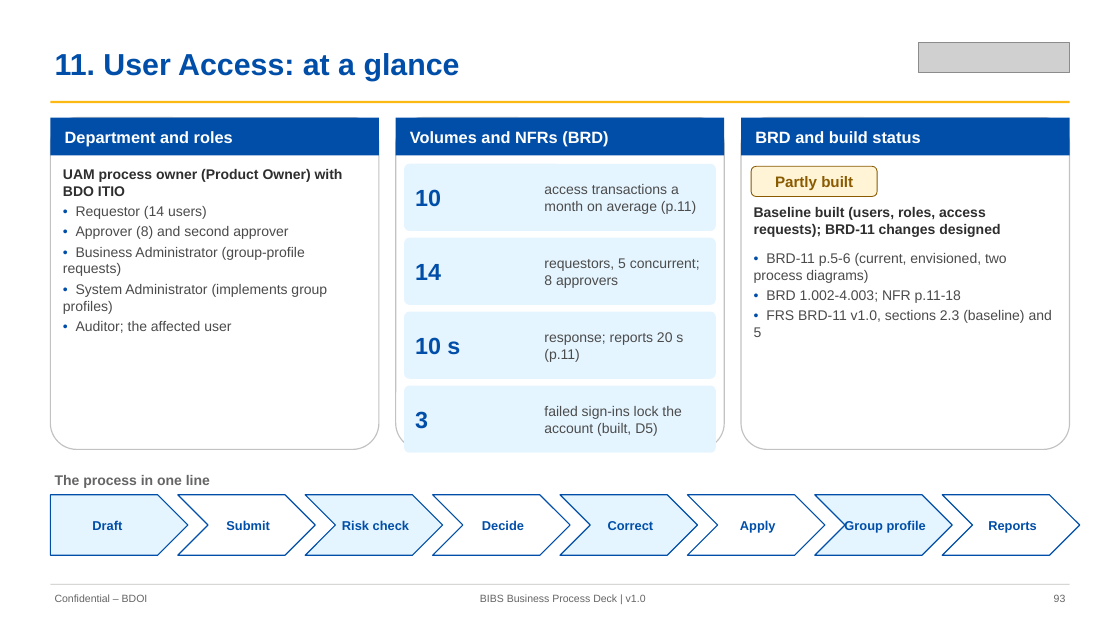
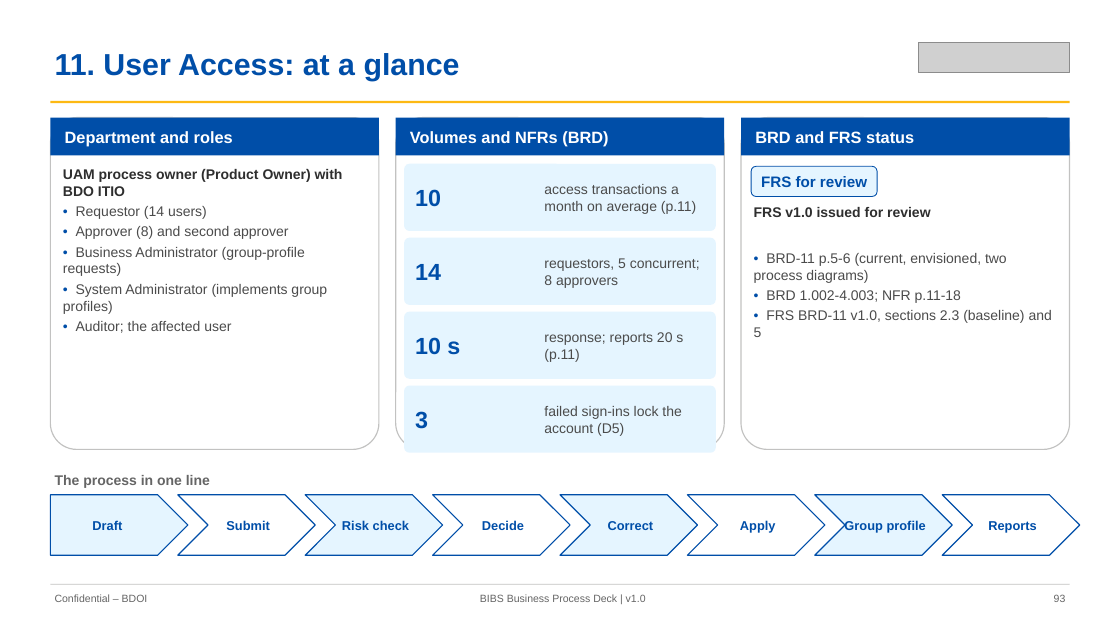
Before and after one commit to IortaTexhNXT-DEV/FinVerse, a slide deck: slide 93 of docs/deliverables/out/Programme/Decks/BIBS_Deck_BRD-00_Business_Process_AsIs_Envisioned_BestPractice_v1.0.pptx. Drawn at 1120x630 pixels with LibreOffice and Linux fonts; fonts in the diff are those of the drawing; grey boxes stand for pictures. Boxes give left, top, right and bottom in pixels: in the first picture for what was removed or moved away, otherwise in the second. Text is boxed around its words. In the diff, an @@ line names an element or a change of style, - is before the commit and + after.

Commit message:
Business process deck: FRS status and sign-off roadmap instead of build status; rebuilt deck and figures

```diff
--- a/docs/deliverables/out/Programme/Decks/BIBS_Deck_BRD-00_Business_Process_AsIs_Envisioned_BestPractice_v1.0.pptx
+++ b/docs/deliverables/out/Programme/Decks/BIBS_Deck_BRD-00_Business_Process_AsIs_Envisioned_BestPractice_v1.0.pptx
@@ text at bbox=[755, 131, 914, 143]: text changed @@
-BRD and build status
+BRD and FRS status
@@ rounded rectangle "FRS for review" at bbox=[751, 166, 877, 197]: fill #FFF4D6 to #E5F5FF; outline #8A5A00 0.75 pt to #004EA8 0.75 pt @@
@@ text in rounded rectangle at bbox=[761, 176, 867, 187]: text changed; text colour #8A5A00 to #004EA8 @@
-Partly built
+FRS for review
@@ text at bbox=[754, 207, 930, 217]: text changed @@
-Baseline built (users, roles, access requests); BRD-11 changes designed
+FRS v1.0 issued for review
@@ text at bbox=[544, 406, 681, 436]: text changed @@
-failed sign-ins lock the account (built, D5)
+failed sign-ins lock the account (D5)
```
Also in this commit, not shown: 40 other slides changed, 43 other files.
